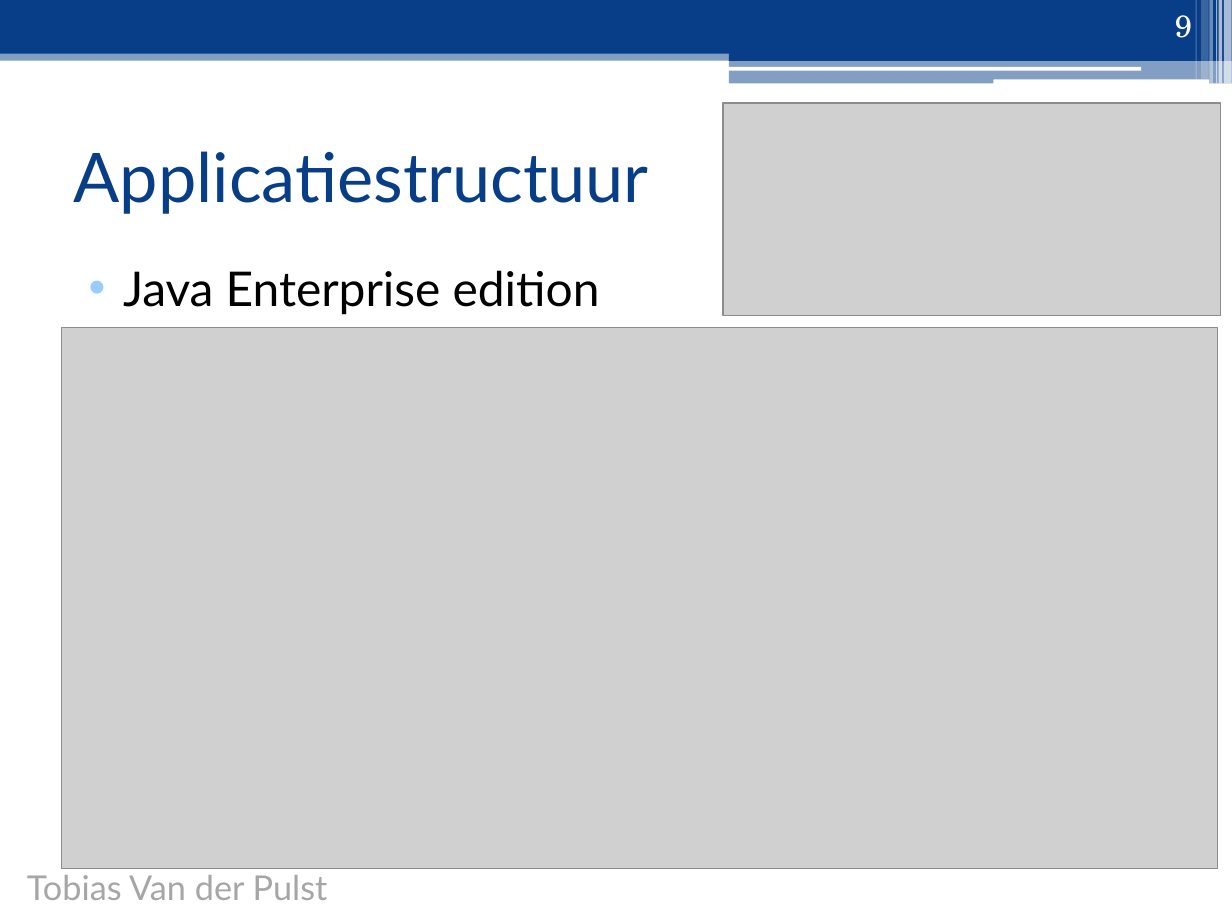
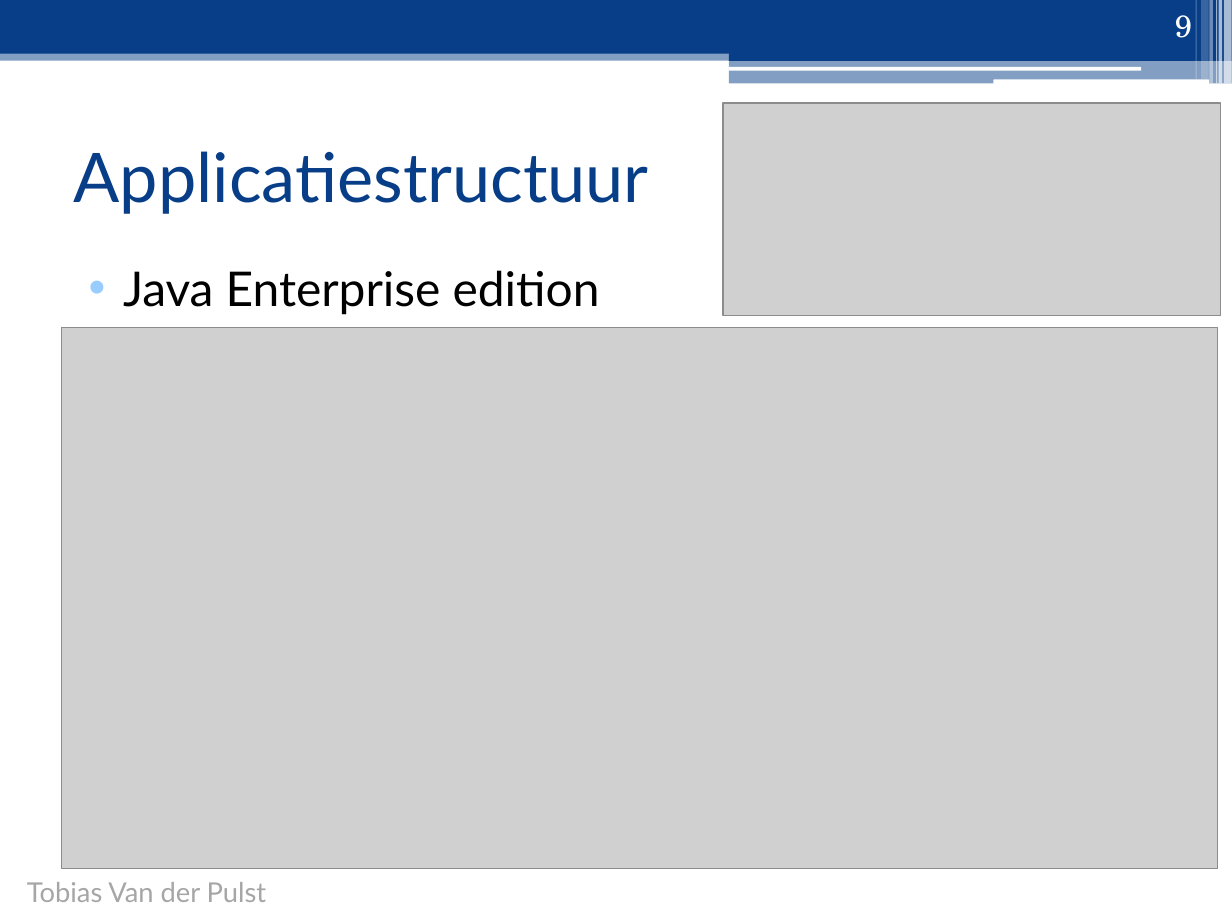
Before and after one commit to ghentlivinglab/Traffic-Travel-Time-Analyzer-2, a slide deck: slide 9 of Analyse/Presentatie/Sprint1.pptx. Drawn at 1232x924 pixels with LibreOffice and Linux fonts; fonts in the diff are those of the drawing; grey boxes stand for pictures. Boxes give left, top, right and bottom in pixels: in the first picture for what was removed or moved away, otherwise in the second. Text is boxed around its words. In the diff, an @@ line names an element or a change of style, - is before the commit and + after.

```diff
--- a/Analyse/Presentatie/Sprint1.pptx
+++ b/Analyse/Presentatie/Sprint1.pptx
@@ text "Tobias Van der Pulst": place and size @@
-text "Tobias Van der Pulst" at [27, 875, 328, 900]
+text "Tobias Van der Pulst" at [27, 882, 267, 902]
@@ text "Tobias Van der Pulst" at [27, 882, 267, 902]: size 20 to 16 pt @@
```
Also in this commit, not shown: 21 other slides changed, 2 slides added, 1 slide removed, 5 other files.
